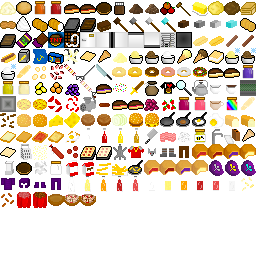
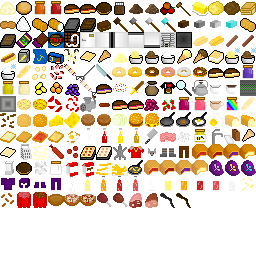
Layers edited between the first and the second 256x256 image:
added layer "Pasted Layer #215" above "Pasted Layer #214" over (x1=176, y1=193, x2=191, y2=208)
added layer "Pasted Layer #214" above "Pasted Layer #213" over (x1=160, y1=193, x2=175, y2=208)
added layer "Pasted Layer #213" above "Pasted Layer #212" over (x1=145, y1=193, x2=158, y2=208)
added layer "Pasted Layer #212" above "Pasted Layer #211" over (x1=129, y1=193, x2=142, y2=208)
added layer "Pasted Layer #211" above "Pasted Layer #210" over (x1=113, y1=193, x2=128, y2=207)
added layer "Pasted Layer #210" above "Pasted Layer #209" over (x1=97, y1=193, x2=112, y2=207)
